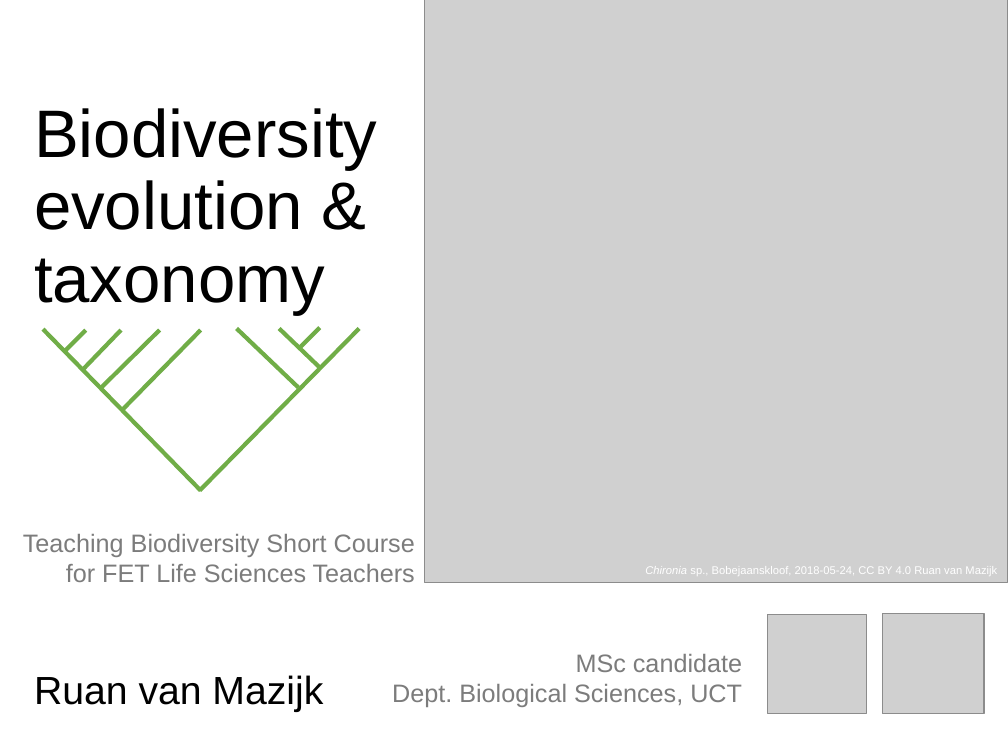
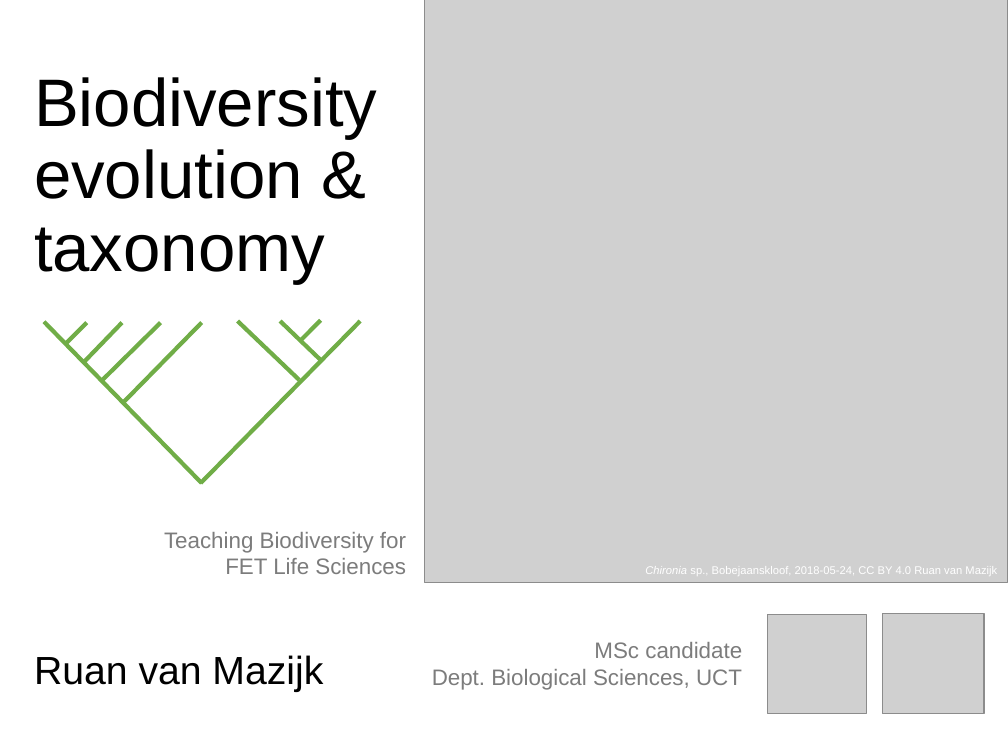
Before and after one commit to rvanmazijk/teaching-biodiversity-slides, a slide deck: slide 1 of coverslide.pptx. Drawn at 1008x756 pixels with LibreOffice and Linux fonts; fonts in the diff are those of the drawing; grey boxes stand for pictures. Boxes give left, top, right and bottom in pixels: in the first picture for what was removed or moved away, otherwise in the second. Text is boxed around its words. In the diff, an @@ line names an element or a change of style, - is before the commit and + after.

```diff
--- a/coverslide.pptx
+++ b/coverslide.pptx
@@ title "Biodiversity evolution & taxonomy": place and size @@
-title "Biodiversity evolution & taxonomy" at box(34, 108, 377, 315)
+title "Biodiversity evolution & taxonomy" at box(34, 77, 377, 283)
@@ line moved from (43, 330) - (201, 491) to (44, 322) - (202, 483) @@
@@ 8 lines: place and size @@
-8 lines at box(66, 328, 359, 491)
+8 lines at box(67, 321, 360, 483)
@@ text at box(164, 532, 406, 574): text changed; size 18 to 16 pt @@
-Teaching Biodiversity Short Course for FET Life Sciences Teachers
+Teaching Biodiversity for
+FET Life Sciences
@@ subtitle "Ruan van Mazijk": place and size @@
-subtitle "Ruan van Mazijk" at box(34, 675, 323, 712)
+subtitle "Ruan van Mazijk" at box(34, 655, 323, 692)
@@ text "MSc candidate": place and size @@
-text "MSc candidate" at box(392, 654, 742, 707)
+text "MSc candidate" at box(432, 642, 742, 690)
@@ text "MSc candidate" at box(432, 642, 742, 690): size 18 to 16 pt @@
```
Also in this commit, not shown: 1 other file.
